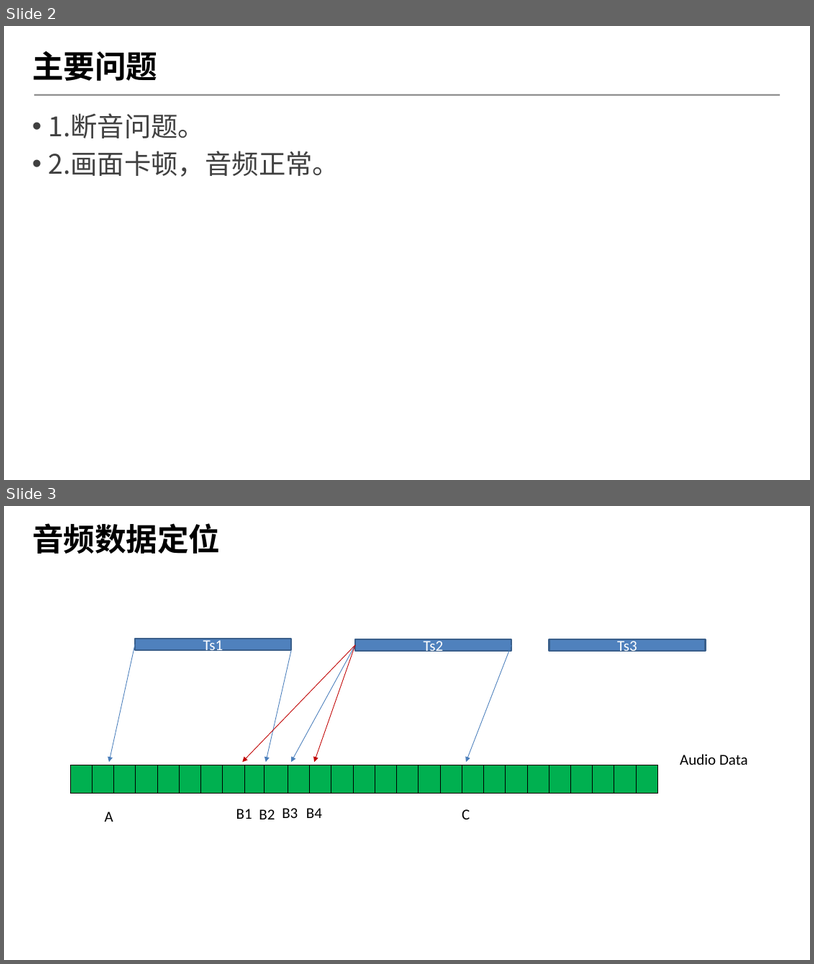
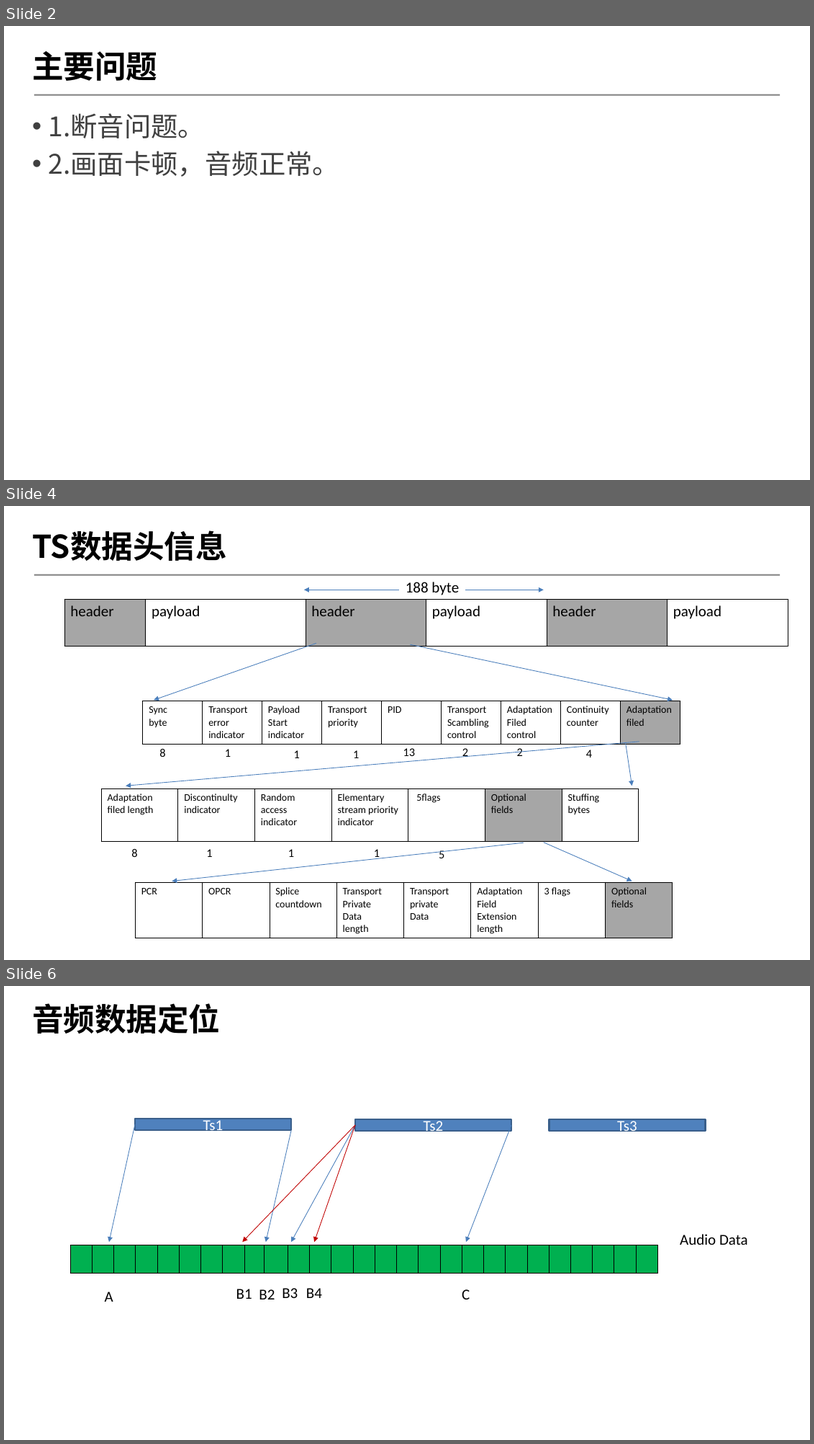
Before and after one commit to byrgyj/Document, a slide deck: ISO_IEC_Document/mpegts/ppt/dolby issues.pptx. Shown one above the other, each under a label of ours: slides 2 and 3 before the commit, slides 2, 4 and 6 after it; the slides between them are not shown. The pictures are 814x964 and 814x1444 pixels, drawn with LibreOffice and Linux fonts; fonts in the diff are those of the drawing; background and template pictures are left out. Boxes give left, top, right and bottom in pixels: in the first picture for what was removed or moved away, otherwise in the second. Text is boxed around its words. In the diff, an @@ line names an element or a change of style, - is before the commit and + after.

```diff
--- a/ISO_IEC_Document/mpegts/ppt/dolby issues.pptx
+++ b/ISO_IEC_Document/mpegts/ppt/dolby issues.pptx
@@ slide 4 added at [4,506,810,960], background #FFFFFF; not listed: 1 template element that a slide beside it also shows @@
@@ title added at [32,530,227,561], 37.3 pt, text #000000, bold @@
+TS数据头信息
@@ arrow added from (399, 590) to (304, 590), #4B7EBC 0.75 pt @@
@@ text added at [406,582,459,595], 18 pt, text #000000 @@
+188 byte
@@ arrow added from (466, 590) to (544, 590), #4B7EBC 0.75 pt @@
@@ table added at [64,599,787,646], 1 rows, 6 columns @@
+header | payload | header | payload | header | payload
@@ arrow added from (316, 644) to (154, 700), #4B7EBC 0.75 pt @@
@@ arrow added from (411, 644) to (673, 700), #4B7EBC 0.75 pt @@
@@ table added at [143,701,682,899], 1 rows, 9 columns @@
+Sync / byte | Transport error / indicator | Payload / Start / indicator | Transport priority | PID | Transport / Scambling / control | Adaptation / Filed / control | Continuity / counter | Adaptation / filed
@@ arrow added from (640, 741) to (126, 785), #4B7EBC 0.75 pt @@
@@ text added at [160,749,165,757], 14 pt, text #000000 @@
+8
@@ text added at [225,749,231,757], 14 pt, text #000000 @@
+1
@@ text added at [294,750,300,758], 14 pt, text #000000 @@
+1
@@ text added at [353,750,359,758], 14 pt, text #000000 @@
+1
@@ text added at [404,748,416,756], 14 pt, text #000000 @@
+13
@@ text added at [463,748,468,757], 14 pt, text #000000 @@
+2
@@ text added at [517,748,523,756], 14 pt, text #000000 @@
+2
@@ text added at [586,749,592,757], 14 pt, text #000000 @@
+4
@@ arrow added from (626, 744) to (633, 785), #4B7EBC 0.75 pt @@
@@ table added at [101,788,639,841], 1 rows, 7 columns @@
+Adaptation filed length | Discontinulty indicator | Random / access indicator | Elementary stream priority indicator | 5flags | Optional / fields | Stuffing / bytes
@@ text added at [131,849,137,857], 14 pt, text #000000 @@
+8
@@ arrow added from (524, 842) to (172, 881), #4B7EBC 0.75 pt @@
@@ text added at [206,849,212,857], 14 pt, text #000000 @@
+1
@@ text added at [288,849,294,857], 14 pt, text #000000 @@
+1
@@ text added at [374,849,380,860], 14 pt, text #000000 @@
+1
@@ text added at [439,850,445,858], 14 pt, text #000000 @@
+5
@@ arrow added from (544, 842) to (633, 881), #4B7EBC 0.75 pt @@
@@ table added at [135,883,672,937], 1 rows, 8 columns @@
+PCR | OPCR | Splice countdown | Transport / Private / Data / length | Transport / private / Data | Adaptation / Field / Extension / length | 3 flags | Optional / fields
@@ what was slide 3 is now slide 6 @@
```
Also in this commit, not shown: 2 other slides added.
